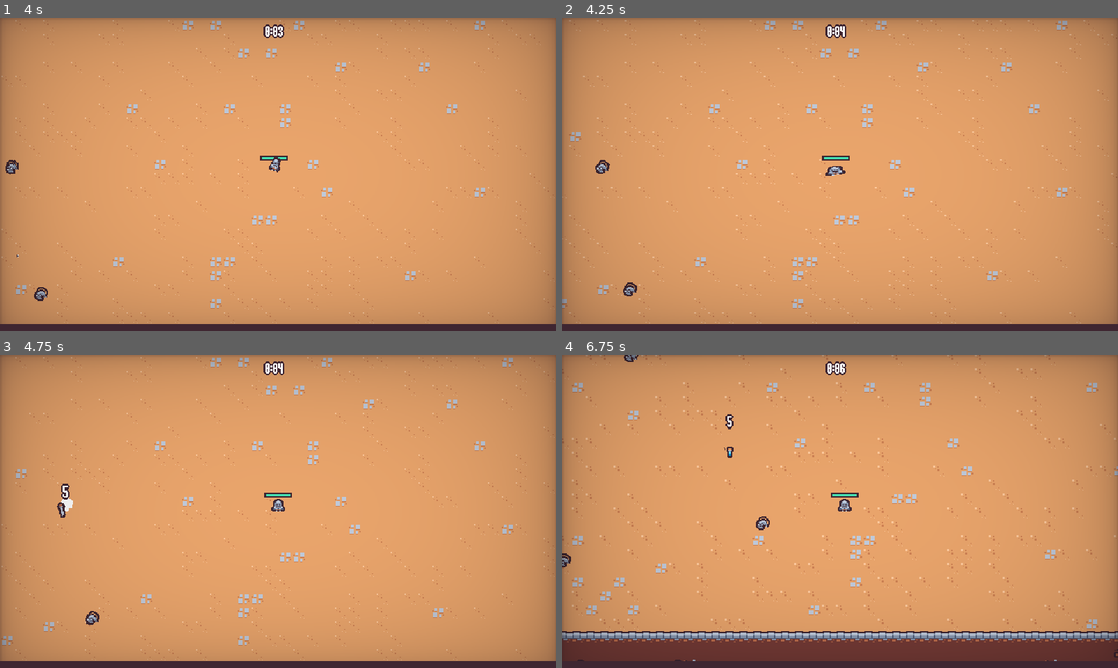
Above: before the commit, frames 1-4 (two rows, left to right).
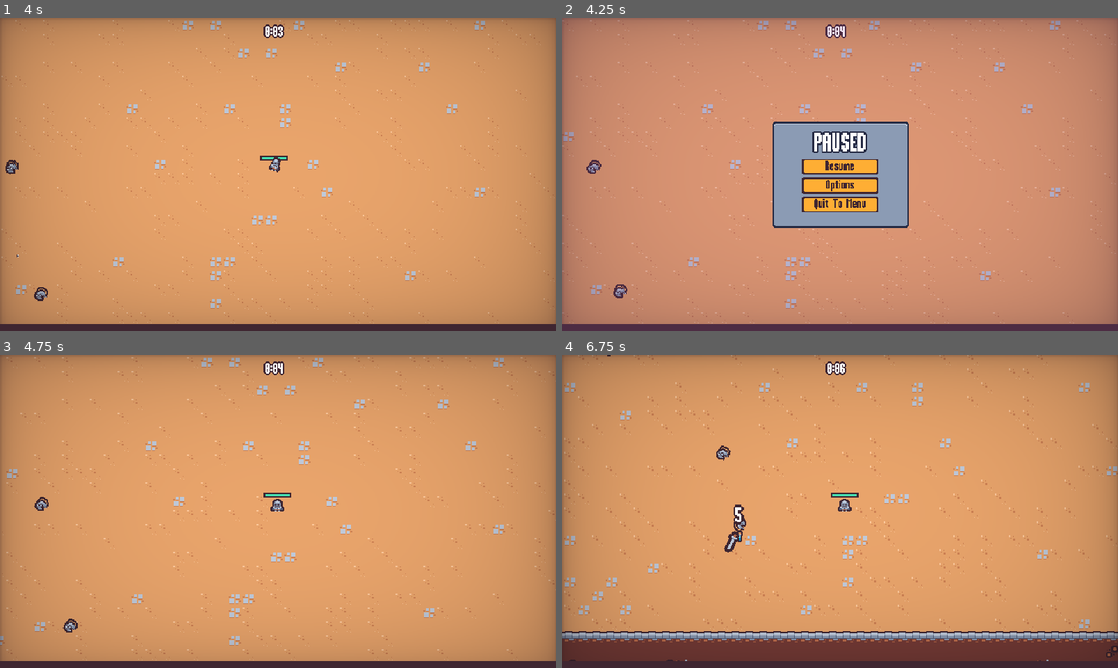
Above: after the commit, the same moments.

Repository: PWilliams0530/UdemySurvival2DGadotGame
Game: Godot game, scene res://scenes/main/main.tscn
Same seed, same stepped clock (60 frames per second), same inputs: the game is played once before the commit and once after it. This scene is started directly instead of the project's main scene.
Inputs (mouse positions are in pixels of both pictures, inside the frame that each line leads up to):
- Up to frame 1 (4 s): move the mouse to (400, 158) at 0.52 s; press the mouse at (400, 158) at 0.53 s; hold Right (move_right) 0.53-1.28 s; move the mouse to (166, 190) at 1.27 s; release the mouse at (166, 190) at 1.28 s; hold S (move_down) 1.28-2.03 s; click (166, 190) at 1.35 s; move the mouse to (333, 105) at 2.02 s; press the mouse at (333, 105) at 2.03 s; hold Right (move_right) 2.03-2.78 s; move the mouse to (250, 237) at 2.77 s; release the mouse at (250, 237) at 2.78 s; hold Up (move_up) 2.78-3.53 s; click (250, 237) at 2.85 s; move the mouse to (444, 221) at 3.52 s; press the mouse at (444, 221) at 3.53 s; hold A (move_left) from 3.53 s (still down)
- Up to frame 2 (4.25 s): keep holding A (move_left); tap Escape (pause, bound only after the commit) at 4.15 s
- Up to frame 3 (4.75 s): release A (move_left) at 4.25 s; release the mouse at (444, 558) at 4.25 s; click (278, 502) at 4.25 s, where only the run after the commit has a clickable "Resume"
- Up to frame 4 (6.75 s): move the mouse to (673, 464) at 5.02 s; hold A (move_left) 5.03-5.78 s; click (673, 464) at 5.1 s; move the mouse to (867, 511) at 5.77 s; press the mouse at (867, 511) at 5.78 s; hold S (move_down) 5.78-6.53 s; move the mouse to (756, 433) at 6.52 s; release the mouse at (756, 433) at 6.53 s; hold Right (move_right) from 6.53 s (still down); click (756, 433) at 6.6 s

Frame 1 is identical in both runs. In frame 2, 12% of the frame differs, in the area x 0-100%, y 0-98%; in frame 3, 4.1%; in frame 4, 6.3%.

Commit message:
AddedPauseMenu

Diff:
--- a/project.godot
+++ b/project.godot
@@ -76,6 +76,12 @@
 "events": [Object(InputEventMouseButton,"resource_local_to_scene":false,"resource_name":"","device":-1,"window_id":0,"a …(253 unchanged characters)…
 ]
 }
+pause={
+"deadzone": 0.5,
+"events": [Object(InputEventKey,"resource_local_to_scene":false,"resource_name":"","device":0,"window_id":0,"alt_pressed":false,"shift_pressed":false,"ctrl_pressed":false,"meta_pressed":false,"pressed":false,"keycode":0,"physical_keycode":4194305,"key_label":0,"unicode":0,"echo":false,"script":null)
+, Object(InputEventKey,"resource_local_to_scene":false,"resource_name":"","device":0,"window_id":0,"alt_pressed":false,"shift_pressed":false,"ctrl_pressed":false,"meta_pressed":false,"pressed":false,"keycode":0,"physical_keycode":80,"key_label":0,"unicode":0,"echo":false,"script":null)
+]
+}
 
 [layer_names]
 
--- a/scenes/UI/options_menu.tscn
+++ b/scenes/UI/options_menu.tscn
@@ -6,9 +6,11 @@
 [ext_resource type="PackedScene" uid="uid://cdehlrqomxyko" path="res://scenes/UI/sound_button.tscn" id="3_ot6wl"]
 
 [node name="OptionsMenu" type="CanvasLayer"]
+layer = 2
 script = ExtResource("1_k0pq6")
 
 [node name="Vignette" parent="." instance=ExtResource("2_8lavr")]
+layer = 3
 
 [node name="TileMap" type="TileMap" parent="."]
 tile_set = ExtResource("2_3ekra")
--- /dev/null
+++ b/scenes/UI/pause_menu.gd
@@ -0,0 +1,57 @@
+extends CanvasLayer
+
+@onready var panel_container = %PanelContainer
+
+var options_menu_scene = preload("res://scenes/UI/options_menu.tscn")
+var is_closing
+
+
+func _ready():
+	get_tree().paused = true
+	panel_container.pivot_offset = panel_container.size/2
+	$%ResumeButton.pressed.connect(on_resume_pressed)
+	$%OptionsButton.pressed.connect(on_options_pressed)
+	$%QuitButton.pressed.connect(on_quit_pressed)
+
+	$AnimationPlayer.play("default")
+	var tween = create_tween()
+	tween.tween_property(panel_container,"scale",Vector2.ZERO,0)
+	tween.tween_property(panel_container,"scale",Vector2.ONE,.3)\
+	.set_ease(Tween.EASE_OUT).set_trans(Tween.TRANS_BACK)
+
+func _unhandled_input(event):
+	if event.is_action_pressed("pause"):
+		close()
+		get_tree().root.set_input_as_handled()
+
+func close():
+	if is_closing:
+		return
+
+	is_closing = true
+	$AnimationPlayer.play_backwards("default")
+
+	var tween = create_tween()
+	tween.tween_property(panel_container,"scale",Vector2.ONE,0)
+	tween.tween_property(panel_container,"scale",Vector2.ZERO,.3)\
+	.set_ease(Tween.EASE_IN).set_trans(Tween.TRANS_BACK)
+
+	await tween.finished
+	get_tree().paused = false
+
+	queue_free()
+
+func on_resume_pressed():
+	close()
+
+func on_quit_pressed():
+	get_tree().paused = false
+	get_tree().change_scene_to_file("res://scenes/UI/main_menu.tscn")
+
+func on_options_pressed():
+	var options_menu_instance = options_menu_scene.instantiate()
+	add_child(options_menu_instance)
+	options_menu_instance.back_pressed.connect(on_options_back_pressed.bind(options_menu_instance))
+
+func on_options_back_pressed(options_menu: Node):
+	options_menu.queue_free()
--- /dev/null
+++ b/scenes/UI/pause_menu.tscn
@@ -0,0 +1,115 @@
+[gd_scene load_steps=6 format=3 uid="uid://csqego4q4j8ay"]
+
+[ext_resource type="Script" path="res://scenes/UI/pause_menu.gd" id="1_hrjny"]
+[ext_resource type="PackedScene" uid="uid://cdehlrqomxyko" path="res://scenes/UI/sound_button.tscn" id="4_k2q51"]
+
+[sub_resource type="Animation" id="Animation_vbuch"]
+length = 0.001
+tracks/0/type = "value"
+tracks/0/imported = false
+tracks/0/enabled = true
+tracks/0/path = NodePath("ColorRect:modulate")
+tracks/0/interp = 1
+tracks/0/loop_wrap = true
+tracks/0/keys = {
+"times": PackedFloat32Array(0),
+"transitions": PackedFloat32Array(1),
+"update": 0,
+"values": [Color(1, 1, 1, 1)]
+}
+
+[sub_resource type="Animation" id="Animation_83jqv"]
+resource_name = "default"
+length = 0.15
+step = 0.05
+tracks/0/type = "value"
+tracks/0/imported = false
+tracks/0/enabled = true
+tracks/0/path = NodePath("ColorRect:modulate")
+tracks/0/interp = 1
+tracks/0/loop_wrap = true
+tracks/0/keys = {
+"times": PackedFloat32Array(0, 0.15),
+"transitions": PackedFloat32Array(1, 1),
+"update": 0,
+"values": [Color(1, 1, 1, 0), Color(1, 1, 1, 1)]
+}
+
+[sub_resource type="AnimationLibrary" id="AnimationLibrary_mrf7p"]
+_data = {
+"RESET": SubResource("Animation_vbuch"),
+"default": SubResource("Animation_83jqv")
+}
+
+[node name="PauseMenu" type="CanvasLayer"]
+process_mode = 3
+script = ExtResource("1_hrjny")
+
+[node name="AnimationPlayer" type="AnimationPlayer" parent="."]
+libraries = {
+"": SubResource("AnimationLibrary_mrf7p")
+}
+
+[node name="ColorRect" type="ColorRect" parent="."]
+offset_right = 640.0
+offset_bottom = 360.0
+grow_horizontal = 2
+grow_vertical = 2
+color = Color(0.607843, 0.298039, 0.639216, 0.352941)
+
+[node name="MarginContainer" type="MarginContainer" parent="."]
+anchors_preset = 15
+anchor_right = 1.0
+anchor_bottom = 1.0
+grow_horizontal = 2
+grow_vertical = 2
+
+[node name="PanelContainer" type="PanelContainer" parent="MarginContainer"]
+unique_name_in_owner = true
+custom_minimum_size = Vector2(180, 140)
+layout_mode = 2
+size_flags_horizontal = 4
+size_flags_vertical = 4
+
+[node name="MarginContainer" type="MarginContainer" parent="MarginContainer/PanelContainer"]
+layout_mode = 2
+theme_override_constants/margin_left = 8
+theme_override_constants/margin_right = 8
+theme_override_constants/margin_bottom = 8
+
+[node name="VBoxContainer" type="VBoxContainer" parent="MarginContainer/PanelContainer/MarginContainer"]
+custom_minimum_size = Vector2(150, 0)
+layout_mode = 2
+size_flags_horizontal = 4
+size_flags_vertical = 4
+
+[node name="Label" type="Label" parent="MarginContainer/PanelContainer/MarginContainer/VBoxContainer"]
+layout_mode = 2
+theme_type_variation = &"BlueOutlineLabel"
+theme_override_font_sizes/font_size = 32
+text = "PAUSED
+"
+horizontal_alignment = 1
+
+[node name="VBoxContainer" type="VBoxContainer" parent="MarginContainer/PanelContainer/MarginContainer/VBoxContainer"]
+custom_minimum_size = Vector2(100, 0)
+layout_mode = 2
+size_flags_horizontal = 4
+
+[node name="ResumeButton" parent="MarginContainer/PanelContainer/MarginContainer/VBoxContainer/VBoxContainer" instance=ExtResource("4_k2q51")]
+unique_name_in_owner = true
+layout_mode = 2
+text = "Resume
+"
+
+[node name="OptionsButton" parent="MarginContainer/PanelContainer/MarginContainer/VBoxContainer/VBoxContainer" instance=ExtResource("4_k2q51")]
+unique_name_in_owner = true
+layout_mode = 2
+text = "Options
+"
+
+[node name="QuitButton" parent="MarginContainer/PanelContainer/MarginContainer/VBoxContainer/VBoxContainer" instance=ExtResource("4_k2q51")]
+unique_name_in_owner = true
+layout_mode = 2
+text = "Quit To Menu
+"
--- a/scenes/main/main.gd
+++ b/scenes/main/main.gd
@@ -2,9 +2,15 @@
 
 @export var end_screen_scene : PackedScene
 
+var pause_menu_scene = preload("res://scenes/UI/pause_menu.tscn")
+
 func _ready():
 	$%Player.health_component.died.connect(on_player_died)
 
+func _unhandled_input(event):
+	if event.is_action_pressed("pause"):
+		add_child(pause_menu_scene.instantiate())
+		get_tree().root.set_input_as_handled()
 
 func on_player_died():
 	var end_screen_instance = end_screen_scene.instantiate()
